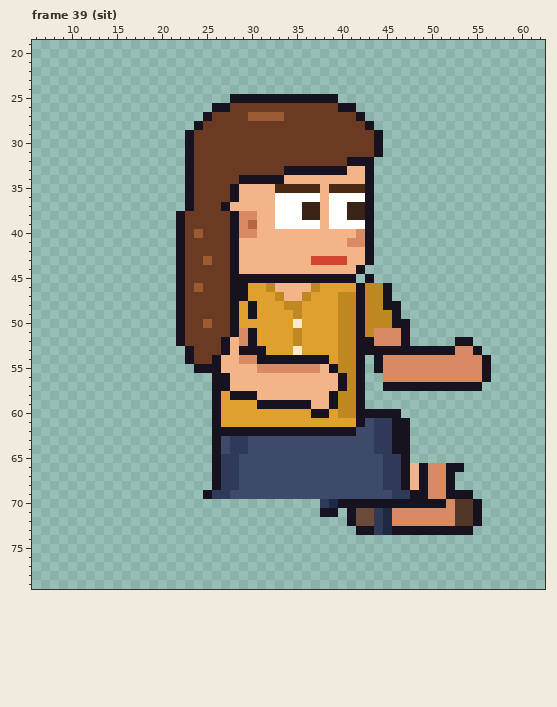
Edited in one commit: pixel-art file (sprites/clients/client_agent_a_right_anim.aseprite). The first picture shows the starting point.
64x80 pixels, 129 frames. Shown: frame 39 (sit): x 6..62, y 19..79. The old version is drawn lined up with the new one. The commit also changed other frames, which this record leaves out.
Once edited:
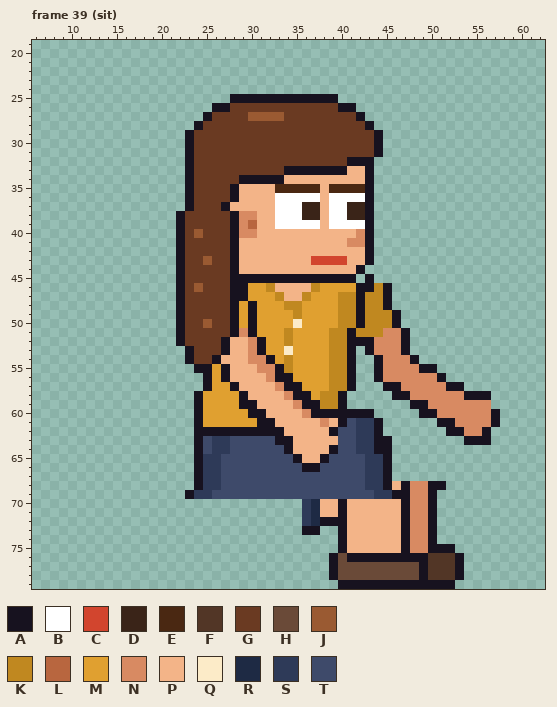
Palette (. is transparent): A #17121f  B #ffffff  C #d2452e  D #3a2418  E #4a2812  F #523626  G #6a3a22  H #6a4a38  J #9a5a32  K #c08820  L #b8663f  M #e0a030  N #d88a62  P #f3b488  Q #fcebc8  R #1e2a44  S #2e3a58  T #3e4a6a
Diff:
whole drawing moved by +2,-6 (the old picture is shown already moved)
Frame 39 (sit):
y 46: x 43 K -> A
y 48: x 46 A -> .
y 50: x 30 M -> A; x 47 A -> .
y 51: x 34..35 MK -> KM; x 39 M -> K; x 41..42 KA -> AK; x 44 N -> K
y 52: x 29..31 NAM -> PNA; x 34..35 MK -> KM; x 39 M -> K; x 41 K -> A; x 53..54 AA -> ..
y 53: x 29..30 AA -> PN; x 34..35 MQ -> QM; x 39 M -> K; x 41..42 KA -> A.; x 44..46 AAA -> NNN; x 48..55 AAAAANNA -> ........
y 54: x 29 N -> P; x 31 A -> N; x 33..39 AAAAAAM -> MKMMMMK; x 41..42 KA -> A.; x 48..56 NNNNNNNNA -> A........
y 55: x 26..27 AP -> MA; x 33..39 NNNNNPA -> AKMMMMK; x 41..42 KA -> A.; x 49..56 NNNNNNNA -> AA......
y 56: x 25..26 .A -> AM; x 32..42 PPPPPPPPAKA -> NAAMMMMKKA.; x 44 . -> A; x 51..56 NNNNNA -> A.....
y 57: x 25..28 .AAP -> AMMA; x 33..42 PPPPPPPAKA -> NAAMMMKKA.; x 47..51 AAAAA -> NNNNN; x 54..55 AA -> ..
y 58: x 24..26 ..A -> AMM; x 28 A -> M; x 30 A -> P; x 34..42 PPPPPAKKA -> NAAMKKA..; x 46..56 ........... -> AANNNNNNAAA
y 59: x 24..26 ..A -> AMM; x 29..35 MMAAAAA -> AAPPPPN; x 37..42 PPAKKA -> AKKA..; x 48..56 ......... -> AANNNNNNN
y 60: x 24..26 ..A -> AMM; x 30..36 MMMMMMM -> AAPPPPN; x 39..41 MKK -> AAA; x 44..46 AAA -> ...; x 49..57 ......... -> AANNNNNNA
y 61: x 24..26 ..A -> AMM; x 31..47 MMMMMMMMMMMATSSAA -> AAPPPPPNPATSSA...; x 51..57 ....... -> AANNNNA
y 62: x 24..25 .. -> AA; x 34..38 AAAAA -> PPPPP; x 40..47 AATTSSAA -> TTSSA...; x 52..56 ..... -> AANNA
y 63: x 24..29 ..ATSS -> ATSSTT; x 33..39 TTTTTTT -> AAPPPPP; x 42..47 TTSSAA -> SSAA..; x 54..56 ... -> AAA
y 64: x 24..29 ..ATSS -> ATSSTT; x 34..39 TTTTTT -> APPPPA; x 42..47 TTSSAA -> SSAA..
y 65: x 24..28 ..ASS -> ASSTT; x 35..38 TTTT -> APPA; x 43..47 TTSSA -> SSA..
y 66: x 24..28 ..ASS -> ASSTT; x 36..37 TT -> AA; x 43..53 TTSSAPANNAA -> SSA........
y 67: x 24..28 ..ASS -> ASSTT; x 43..52 TTSSAPANNA -> SSA.......
y 68: x 24..28 ..ASS -> ASSTT; x 43..46 TTSS -> SSAP; x 48..52 PANNA -> NNAA.
y 69: x 23..27 ..ASS -> ASSTT; x 44..54 TTSSAANNAAA -> SSAANNA....
y 70: x 36..39 ..SR -> SRPP; x 41..46 AAAAAA -> PPPPPP; x 48..49 AA -> NN; x 51..55 ANFFA -> .....
y 71: x 36..47 ..AA.AHHSRNN -> SRPPAPPPPPPA; x 50..55 NNNFFA -> A.....
y 72: x 36..47 .....AHHSRNN -> SRAAAPPPPPPA; x 50..55 NNNFFA -> A.....
y 73: x 36..37 .. -> AA; x 40..46 ..AASRA -> APPPPPP; x 48..49 AA -> NN; x 51..54 AAAA -> ....
y 74: x 40..50 ........... -> APPPPPPANNA
y 75: x 40..52 ............. -> APPPPPPANNAAA
y 76: x 39..53 ............... -> AHAAAAAAAAAFFFA
y 77..78: x 39..53 ............... -> AHHHHHHHHHAFFFA
y 79: x 40..52 ............. -> AAAAAAAAAAAAA
Pixel boxes of the changes (left, top, right, bottom) in both pictures:
changed: (185, 283, 500, 589)
